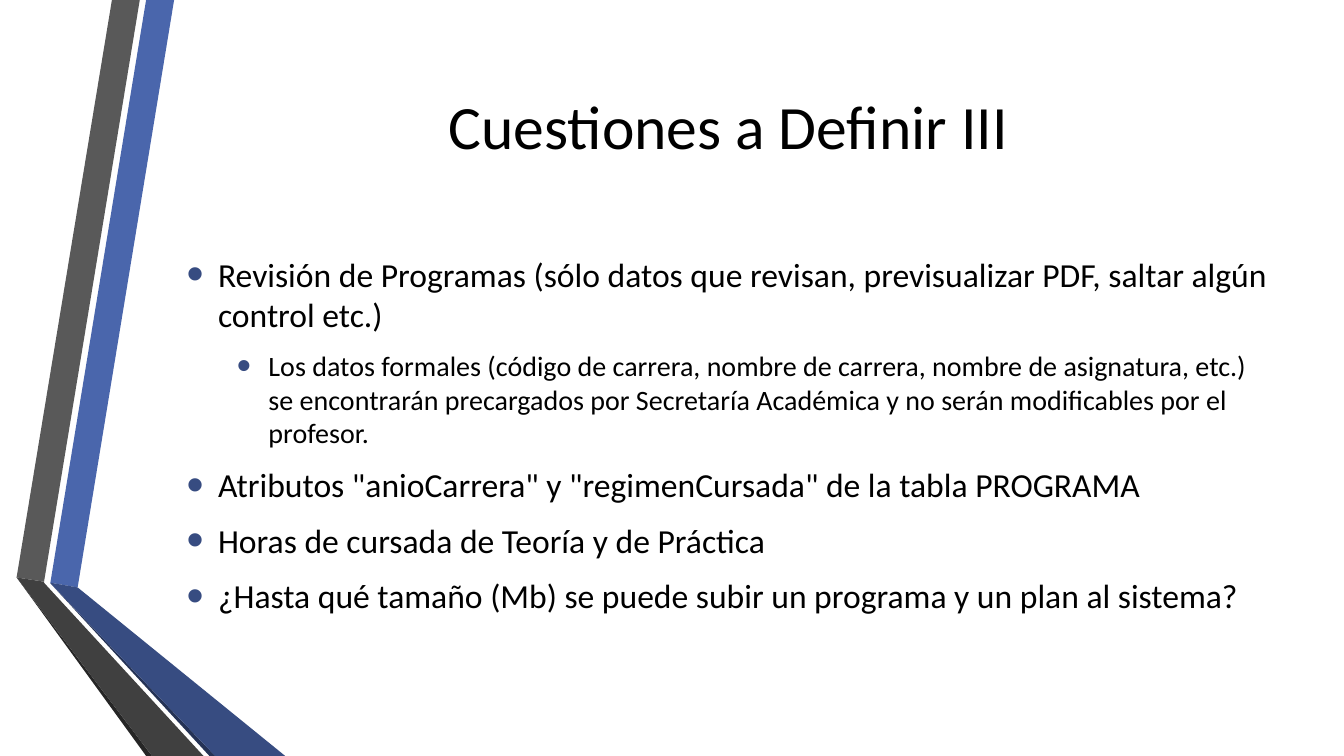
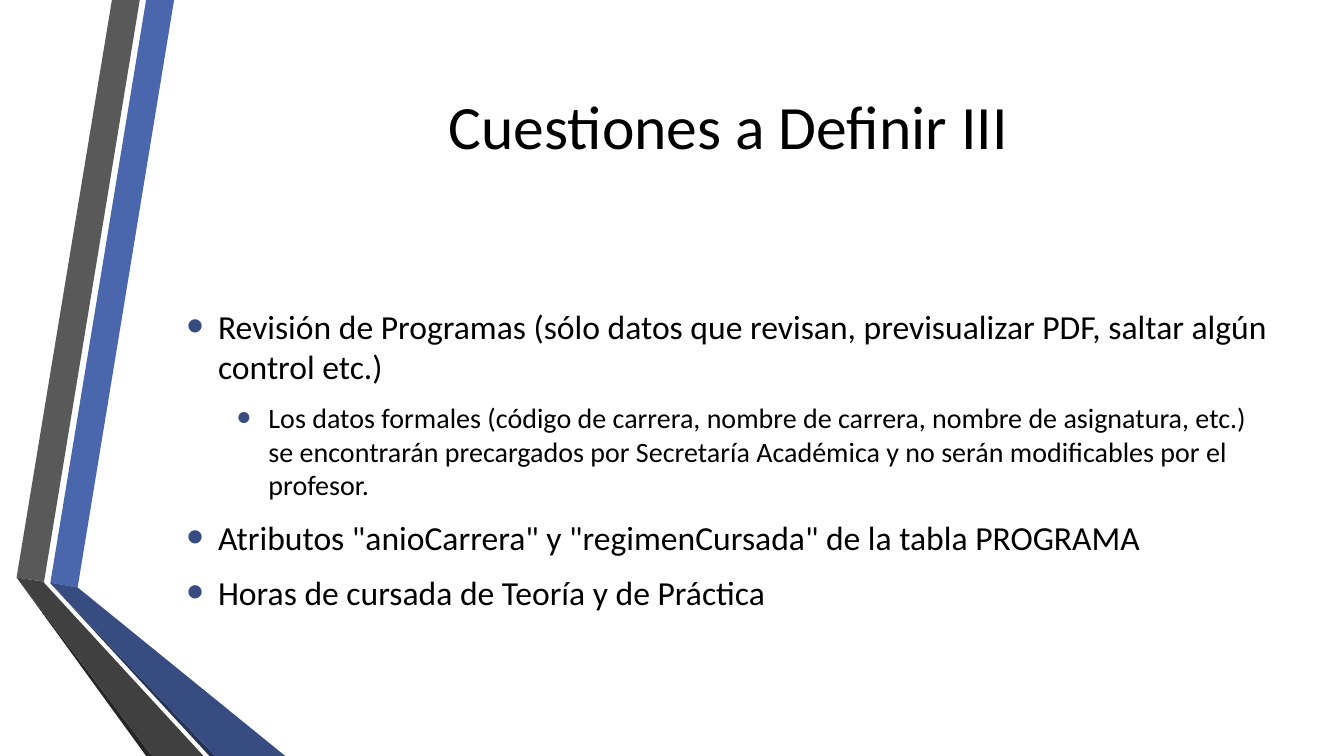
Before and after one commit to fge23/Sistema-VASPA, a slide deck: slide 24 of Presentaciones/presentacion vaspa - 12 - Noviembre 2019.pptx. Drawn at 1344x756 pixels with LibreOffice and Linux fonts; fonts in the diff are those of the drawing; background and template pictures are left out. Boxes give left, top, right and bottom in pixels: in the first picture for what was removed or moved away, otherwise in the second. Text is boxed around its words. In the diff, an @@ line names an element or a change of style, - is before the commit and + after.

Commit message:
Actualización presentacion vaspa - 12 - Noviembre 2019.pptx y subida de txt con división de la presentación

```diff
--- a/Presentaciones/presentacion vaspa - 12 - Noviembre 2019.pptx
+++ b/Presentaciones/presentacion vaspa - 12 - Noviembre 2019.pptx
@@ text at <box>218,583,1238,614</box>: paragraph removed @@
-• ¿Hasta qué tamaño (Mb) se puede subir un programa y un plan al sistema?
```
Also in this commit, not shown: 1 other file.
